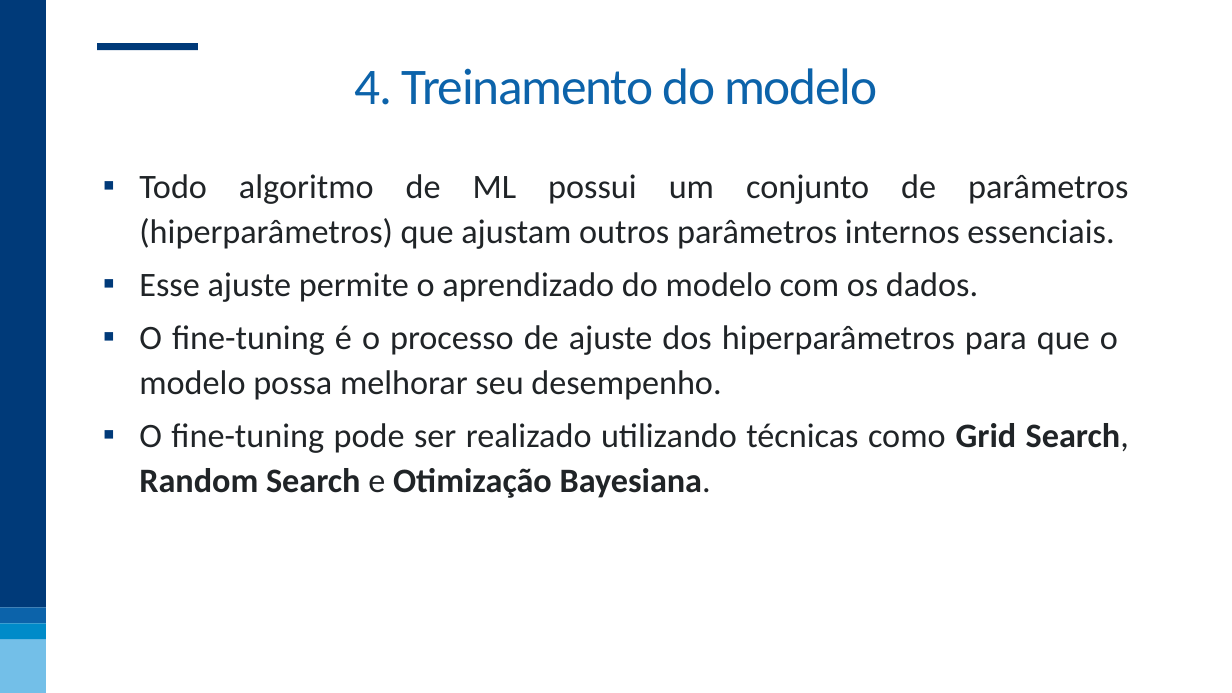
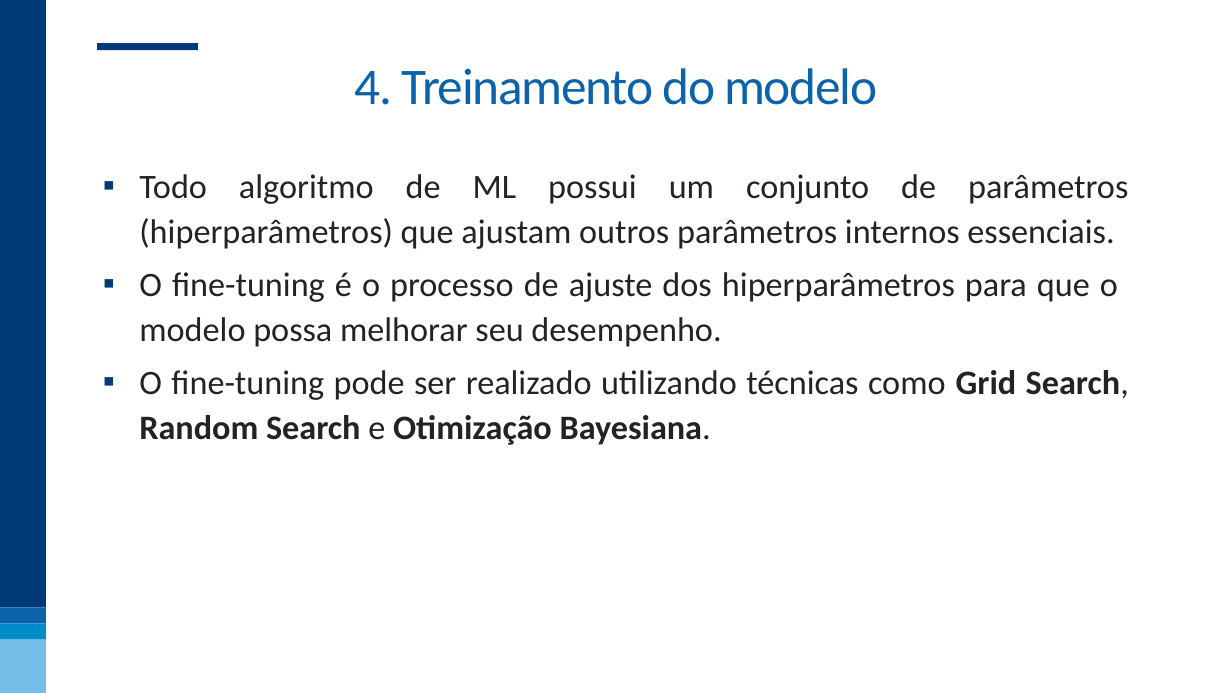
Before and after one commit to nogueira-cavalcante/fgv, a slide deck: slide 57 of MLOps e Versionamento/apresentações/MLOps e Versionamento.pptx. Drawn at 1232x693 pixels with LibreOffice and Linux fonts; fonts in the diff are those of the drawing; background and template pictures are left out. Boxes give left, top, right and bottom in pixels: in the first picture for what was removed or moved away, otherwise in the second. Text is boxed around its words. In the diff, an @@ line names an element or a change of style, - is before the commit and + after.

```diff
--- a/MLOps e Versionamento/apresentações/MLOps e Versionamento.pptx
+++ b/MLOps e Versionamento/apresentações/MLOps e Versionamento.pptx
@@ text at [139, 272, 978, 302]: paragraph removed @@
-▪ Esse ajuste permite o aprendizado do modelo com os dados.
```
Also in this commit, not shown: 13 other slides changed.
